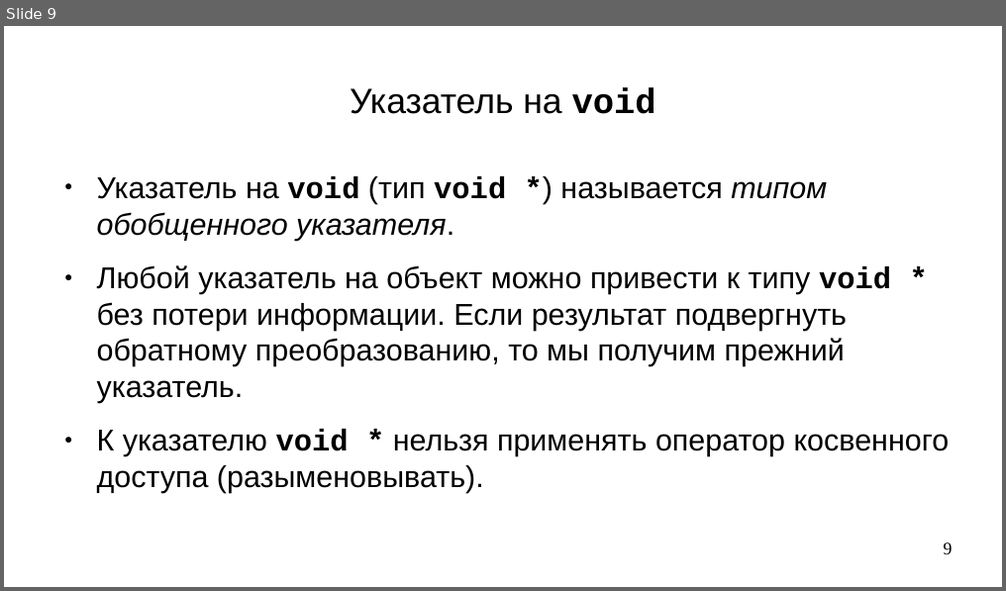
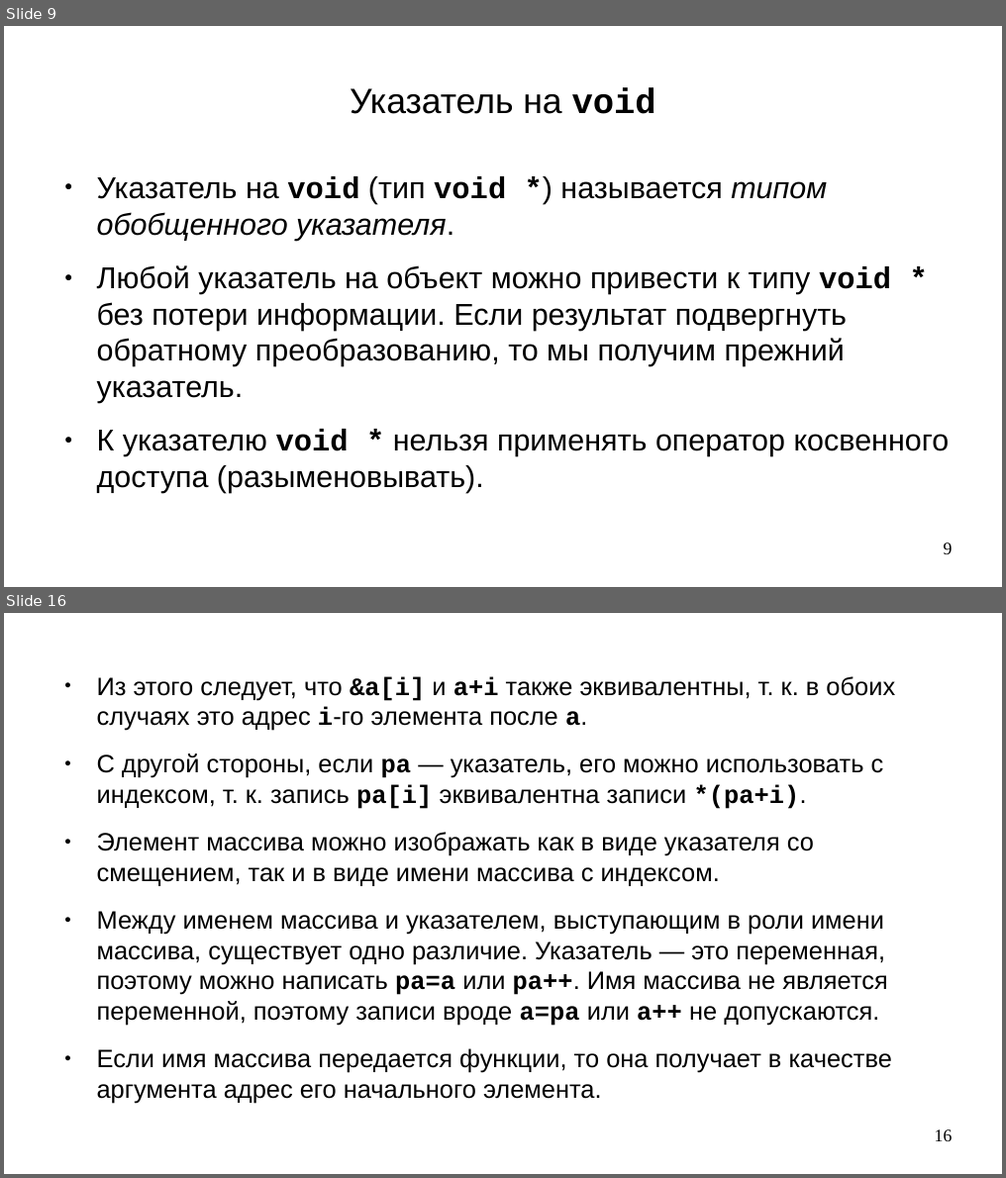
Before and after one commit to steelcraft/stud-lab, a slide deck: Лекции/CBCP01#L5.odp. Shown one above the other, each under a label of ours: slide 9 before the commit, slides 9 and 16 after it; the slides between them are not shown. The pictures are 1006x591 and 1006x1178 pixels, drawn with LibreOffice and Linux fonts; fonts in the diff are those of the drawing. Boxes give left, top, right and bottom in pixels: in the first picture for what was removed or moved away, otherwise in the second. Text is boxed around its words. In the diff, an @@ line names an element or a change of style, - is before the commit and + after.

```diff
--- a/Лекции/CBCP01#L5.odp
+++ b/Лекции/CBCP01#L5.odp
@@ slide 16 added at (4,613,1002,1174), background #FFFFFF @@
@@ text added at (97,676,895,1103), 20 pt, text #000000 @@
+● Из этого следует, что &а[i] и a+i также эквивалентны, т. к. в обоих случаях это адрес i-го элемента после а.
+● С другой стороны, если ра — указатель, его можно использовать с индексом, т. к. запись pa[i] эквивалентна записи *(pa+i).
+● Элемент массива можно изображать как в виде указателя со смещением, так и в виде имени массива с индексом.
+● Между именем массива и указателем, выступающим в роли имени массива, существует одно различие. Указатель — это переменная, поэтому можно написать ра=а или ра++. Имя массива не является переменной, поэтому записи вроде а=ра или а++ не допускаются.
+● Если имя массива передается функции, то она получает в качестве аргумента адрес его начального элемента.
@@ page number added at (935,1130,952,1142), 14 pt, text #000000 @@
+16
```
Also in this commit, not shown: 8 other slides added, 10 slides removed.
